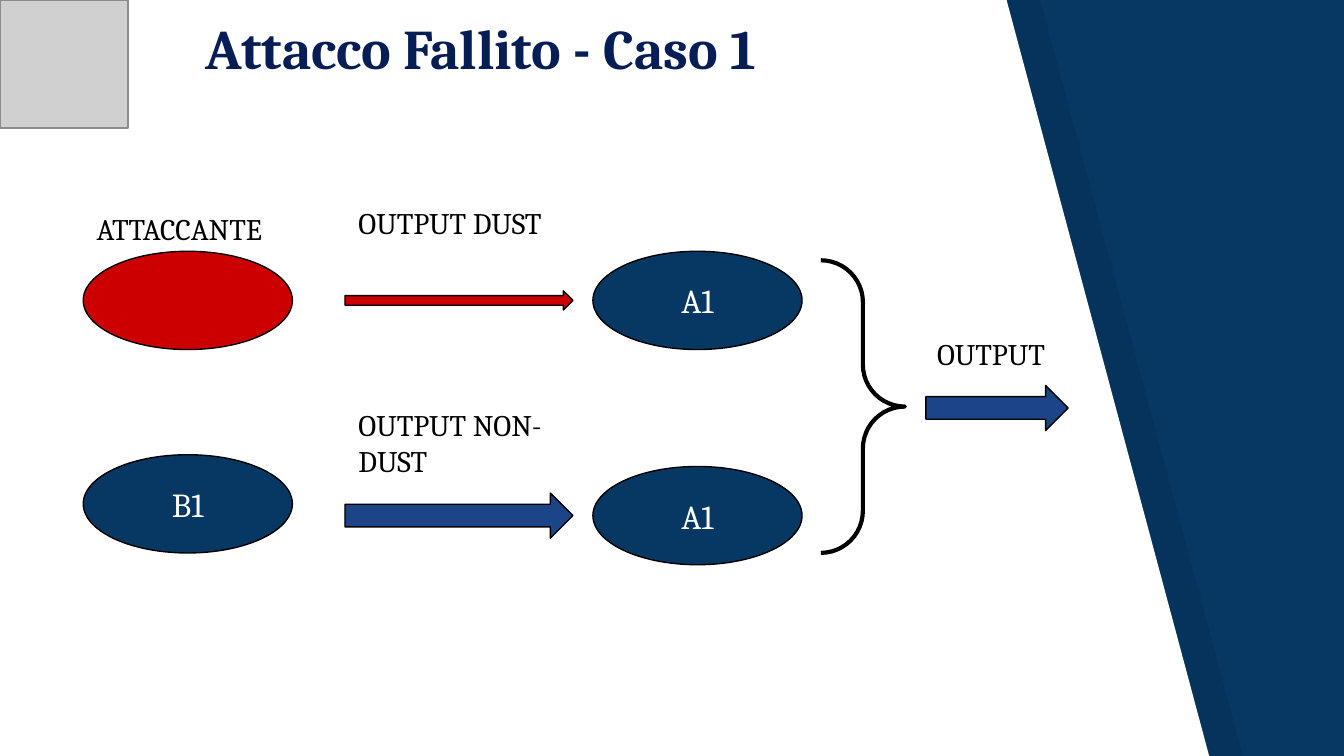
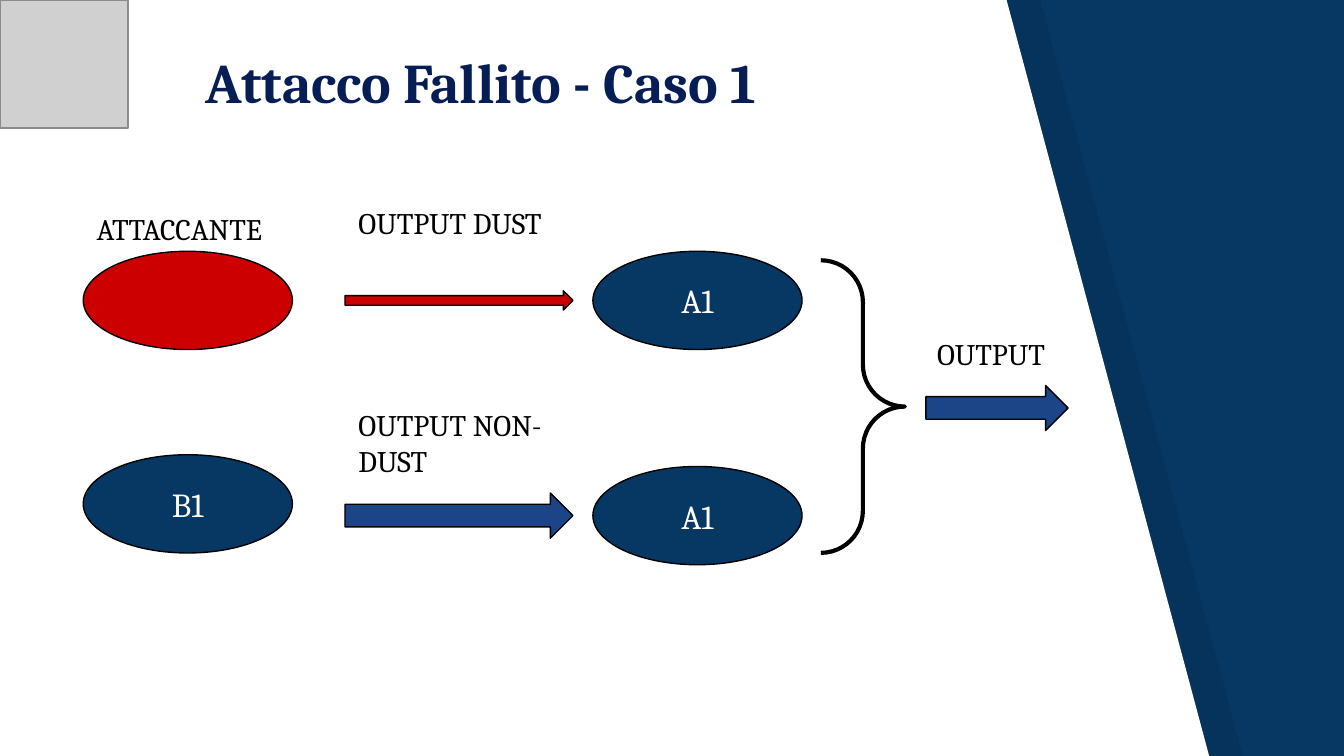
Before and after one commit to JacopoRaffi/Dust_Attack_Analysis, a slide deck: slide 8 of Dust Attack .pptx. Drawn at 1344x756 pixels with LibreOffice and Linux fonts; fonts in the diff are those of the drawing; grey boxes stand for pictures. Boxes give left, top, right and bottom in pixels: in the first picture for what was removed or moved away, otherwise in the second. Text is boxed around its words. In the diff, an @@ line names an element or a change of style, - is before the commit and + after.

```diff
--- a/Dust Attack .pptx
+++ b/Dust Attack .pptx
@@ title "Attacco Fallito - Caso 1": place and size @@
-title "Attacco Fallito - Caso 1" at (206,30,756,70)
+title "Attacco Fallito - Caso 1" at (206,64,756,104)
```
Also in this commit, not shown: 16 other slides changed, 1 other file.
